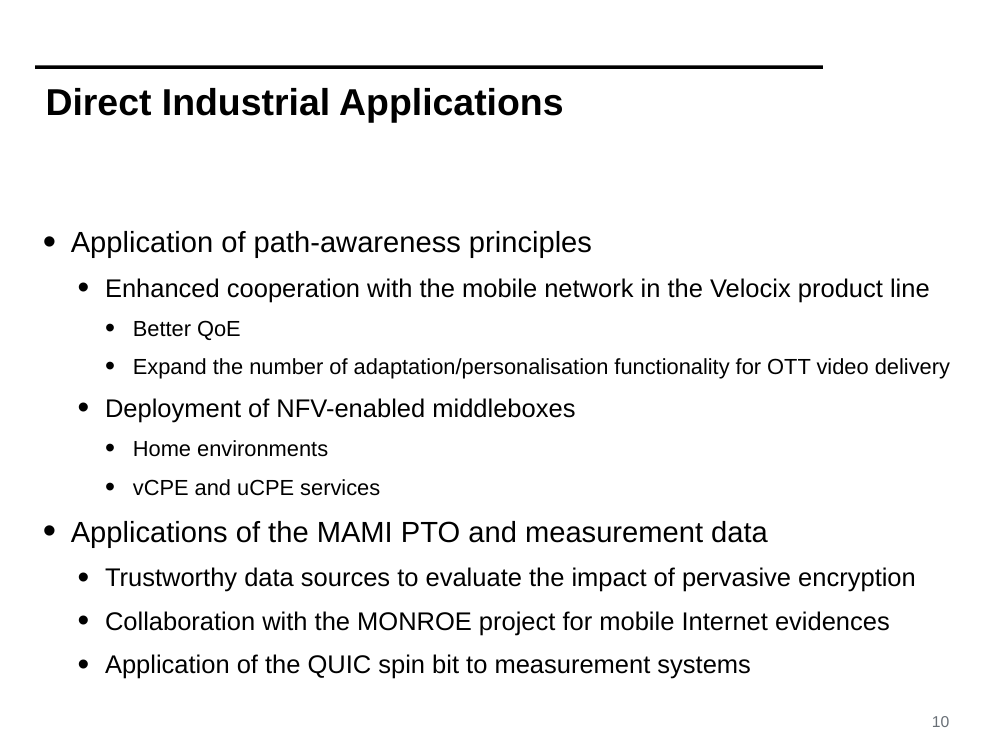
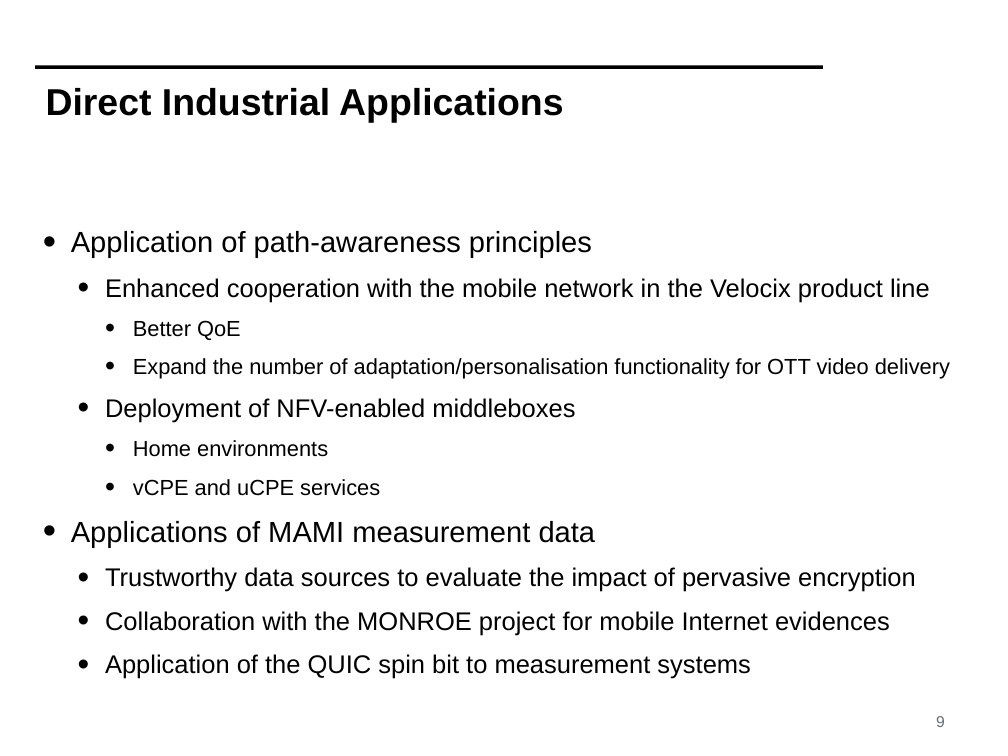
Before and after one commit to mami-project/roadshows, a slide deck: slide 9 of review3-brussels/WP4-ReviewFinal.pptx (slide 10 before the commit). Drawn at 1008x756 pixels with LibreOffice and Linux fonts; fonts in the diff are those of the drawing; background and template pictures are left out. Boxes give left, top, right and bottom in pixels: in the first picture for what was removed or moved away, otherwise in the second. Text is boxed around its words. In the diff, an @@ line names an element or a change of style, - is before the commit and + after.

```diff
--- a/review3-brussels/WP4-ReviewFinal.pptx
+++ b/review3-brussels/WP4-ReviewFinal.pptx
@@ text at (71, 521, 596, 548): text changed @@
-• Applications of the MAMI PTO and measurement data
+• Applications of MAMI measurement data
@@ page number at (936, 716, 945, 727): text changed @@
-10
+9
```
Also in this commit, not shown: 7 other slides changed.
